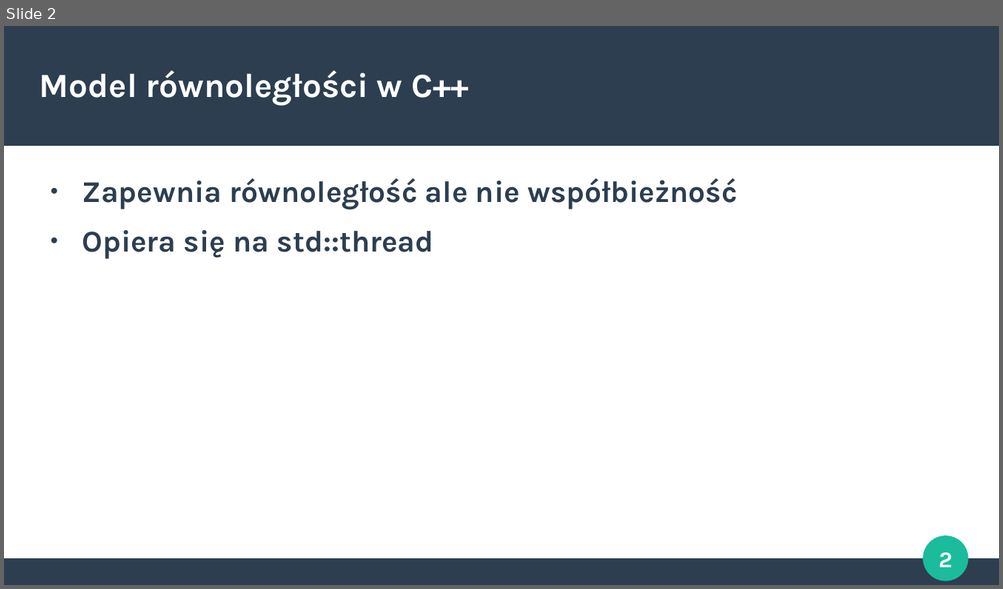
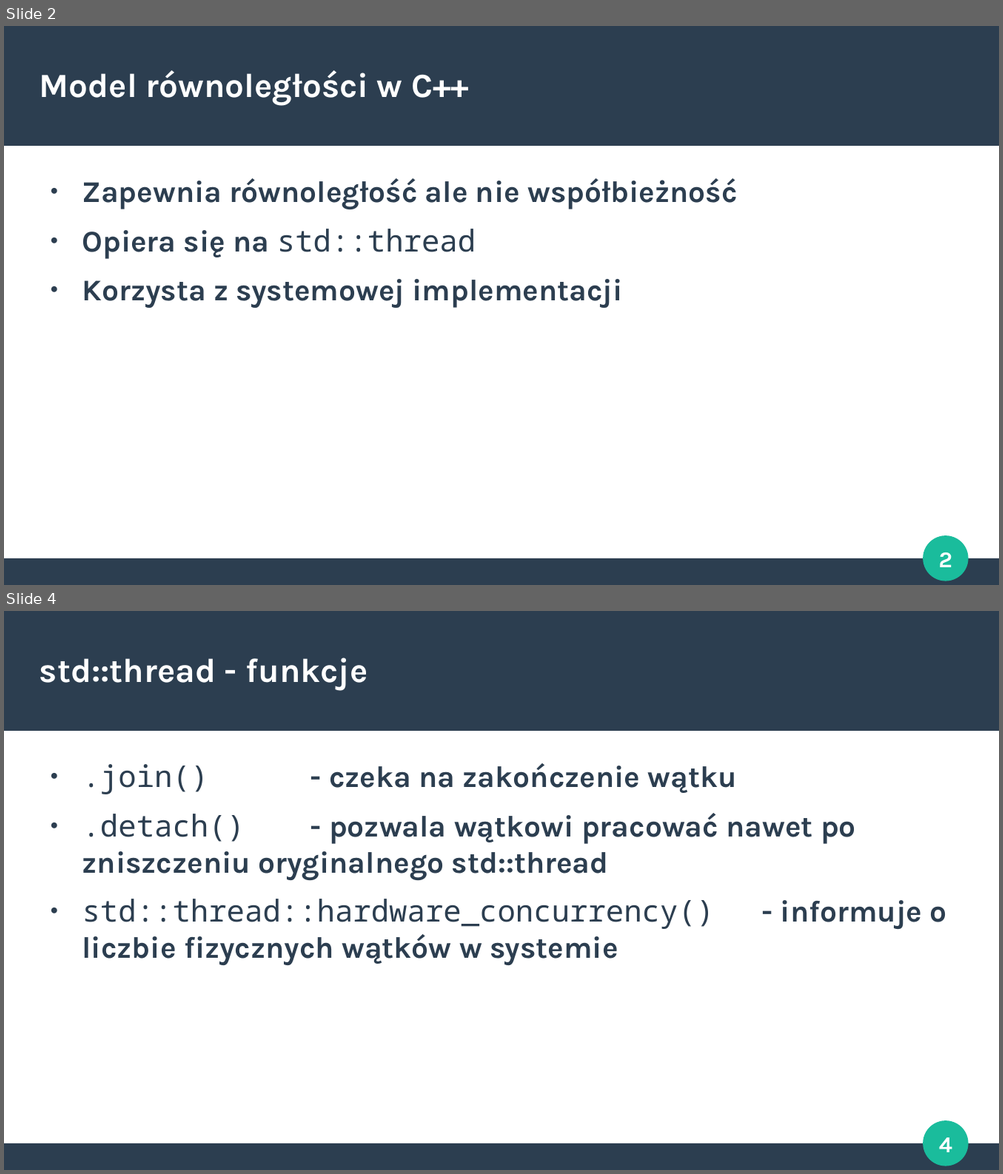
Before and after one commit to Crustacean1/Nitkowce, a slide deck: Prezka/Threads.odp. Shown one above the other, each under a label of ours: slide 2 before the commit, slides 2 and 4 after it; the slides between them are not shown. The pictures are 1003x589 and 1003x1174 pixels, drawn with LibreOffice and Linux fonts; fonts in the diff are those of the drawing. Boxes give left, top, right and bottom in pixels: in the first picture for what was removed or moved away, otherwise in the second. Text is boxed around its words. In the diff, an @@ line names an element or a change of style, - is before the commit and + after.

```diff
--- a/Prezka/Threads.odp
+++ b/Prezka/Threads.odp
@@ slide 4 added at (x1=4, y1=611, x2=999, y2=1170), background #FFFFFF; not listed: 4 template elements that a slide beside it also shows @@
@@ title added at (x1=40, y1=658, x2=368, y2=690), 27 pt, text #FFFFFF, bold @@
+std::thread - funkcje
@@ text added at (x1=82, y1=763, x2=856, y2=965), 24 pt, text #2C3E50, bold @@
+● .join() - czeka na zakończenie wątku
+● .detach() - pozwala wątkowi pracować nawet po zniszczeniu oryginalnego std::thread
+● std::thread::hardware_concurrency() - informuje o liczbie fizycznych wątków w systemie
@@ slide 2 changed as well @@
@@ text at (x1=82, y1=229, x2=475, y2=259): font Karla to Noto Sans Mono, bold off in "std::thread" @@
@@ text at (x1=82, y1=279, x2=623, y2=308): paragraph added @@
+● Korzysta z systemowej implementacji
```
Also in this commit, not shown: 4 other slides changed, 8 other slides added, 3 slides removed.
